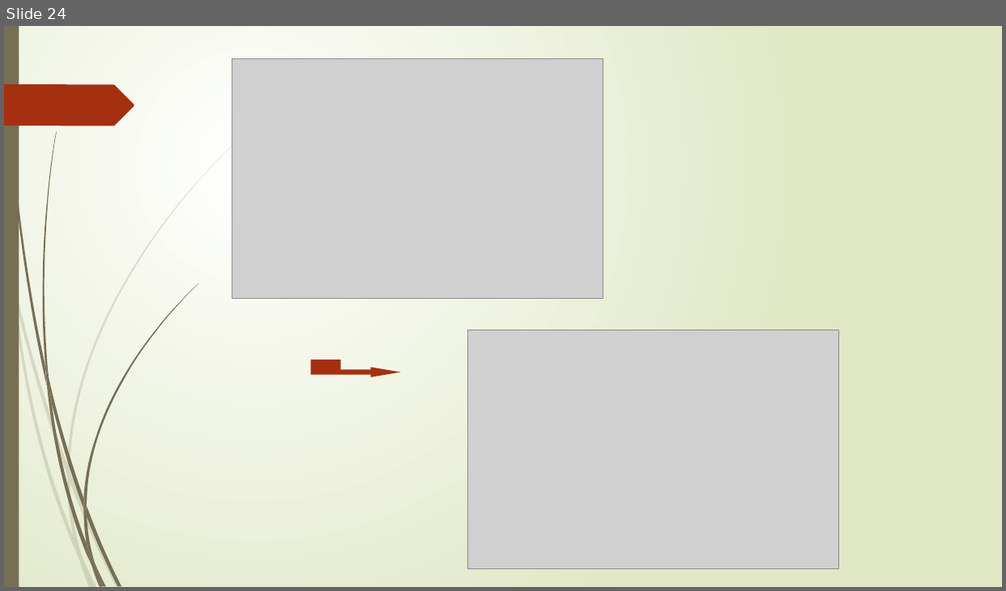
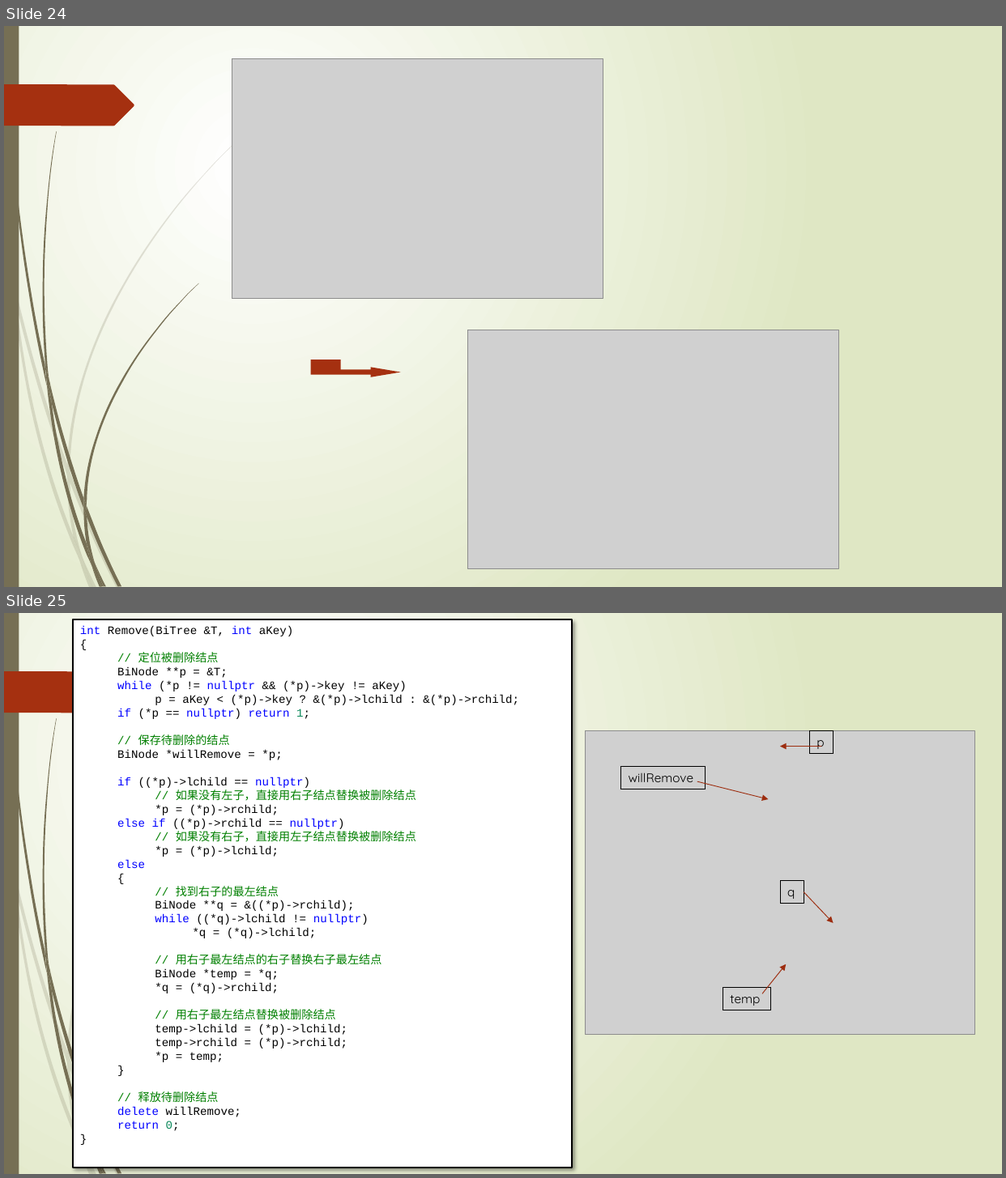
Before and after one commit to TeacherPeng/Datastruct, a slide deck: 教案/第08章 集合与查找.pptx. Shown one above the other, each under a label of ours: slide 24 before the commit, slides 24 and 25 after it. The pictures are 1006x591 and 1006x1178 pixels, drawn with LibreOffice and Linux fonts; fonts in the diff are those of the drawing; grey boxes stand for pictures. Boxes give left, top, right and bottom in pixels: in the first picture for what was removed or moved away, otherwise in the second. Text is boxed around its words. In the diff, an @@ line names an element or a change of style, - is before the commit and + after.

Commit message:
更新位向量集合教案和代码，更新二叉排序树删除操作教案和代码。

```diff
--- a/教案/第08章 集合与查找.pptx
+++ b/教案/第08章 集合与查找.pptx
@@ slide 25 added at (4,613,1002,1174), background gradient #FFFFFF to #DFE8C4; not listed: 21 template elements that a slide beside it also shows @@
@@ rectangle added at (73,619,572,1168), fill #FFFFFF, outline #000000 1.25 pt, 11 pt, text #000000 @@
+int Remove(BiTree &T, int aKey)
+{
+  // 定位被删除结点
+  BiNode **p = &T;
+  while (*p != nullptr && (*p)->key != aKey)
+  p = aKey < (*p)->key ? &(*p)->lchild : &(*p)->rchild;
+  if (*p == nullptr) return 1;
+  // 保存待删除的结点
+  BiNode *willRemove = *p;
+  if ((*p)->lchild == nullptr)
+  // 如果没有左子，直接用右子结点替换被删除结点
+  *p = (*p)->rchild;
+  else if ((*p)->rchild == nullptr)
+  // 如果没有右子，直接用左子结点替换被删除结点
+  *p = (*p)->lchild;
+  else
+  {
+    // 找到右子的最左结点
+    BiNode **q = &((*p)->rchild);
+    while ((*q)->lchild != nullptr)
+    *q = (*q)->lchild;
+    // 用右子最左结点的右子替换右子最左结点
+    BiNode *temp = *q;
+    *q = (*q)->rchild;
+    // 用右子最左结点替换被删除结点
+    temp->lchild = (*p)->lchild;
+    temp->rchild = (*p)->rchild;
+    *p = temp;
+  }
+  // 释放待删除结点
+  delete willRemove;
+  return 0;
+}
@@ picture added at (586,730,975,1034) @@
@@ rectangle added at (809,730,833,753), outline #000000 0.75 pt, 12 pt, text #000000 @@
+p
@@ arrow added from (821, 747) to (780, 747), #9E2E0F 0.75 pt @@
@@ rectangle added at (621,767,705,790), outline #000000 0.75 pt, 12 pt, text #000000 @@
+willRemove
@@ arrow added from (698, 781) to (769, 799), #9E2E0F 0.75 pt @@
@@ rectangle added at (780,881,804,904), outline #000000 0.75 pt, 12 pt, text #000000 @@
+q
@@ arrow added from (803, 892) to (833, 923), #9E2E0F 0.75 pt @@
@@ arrow added from (762, 994) to (786, 964), #9E2E0F 0.75 pt @@
@@ rectangle added at (722,988,770,1011), outline #000000 0.75 pt, 12 pt, text #000000 @@
+temp
```
Also in this commit, not shown: 4 slides changed, 3 other files.
